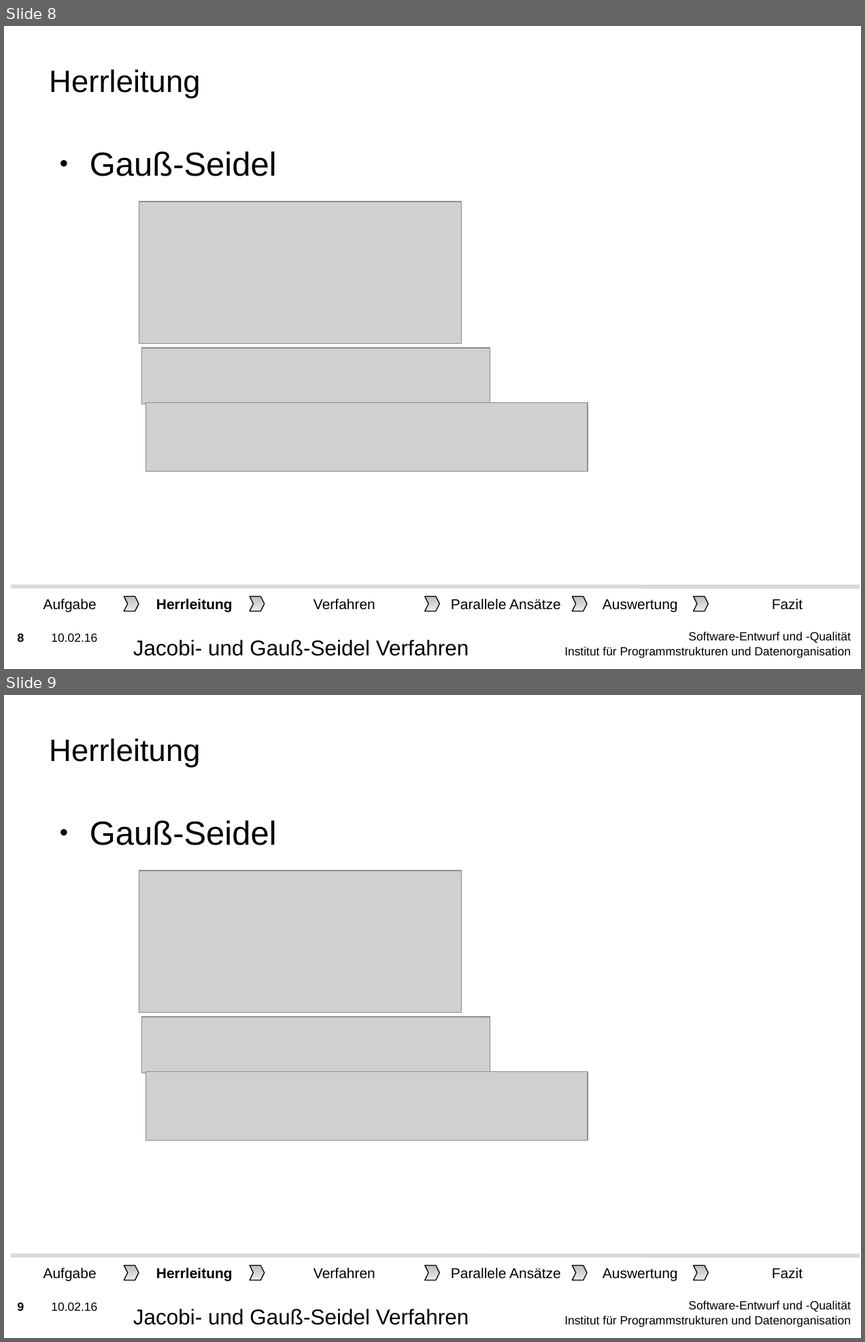
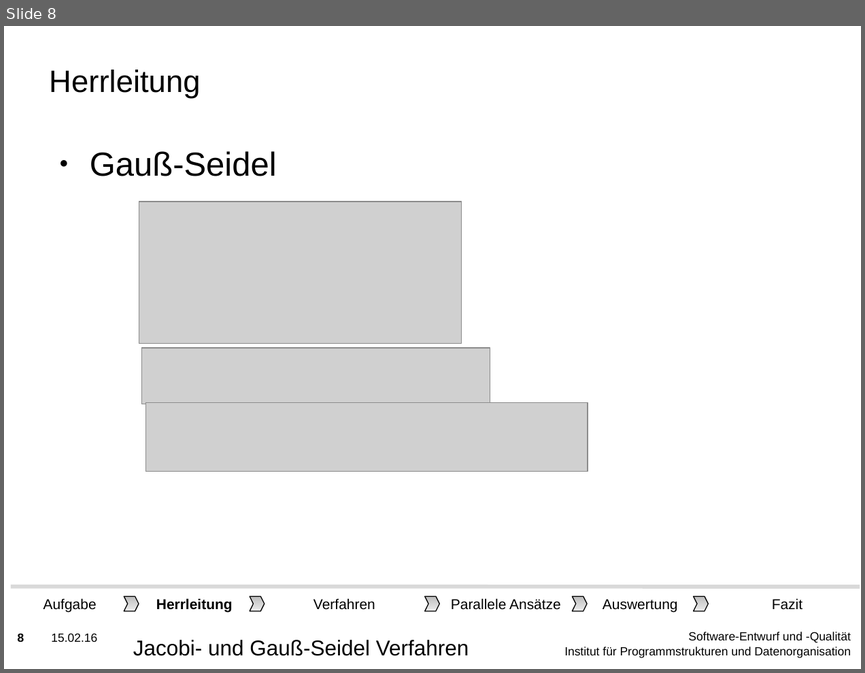
Before and after one commit to lutteropp/parallelDG, a slide deck: präsident/KIT-Masterslides-DE-SDQ.odp. Shown one above the other, each under a label of ours: slides 8 and 9 before the commit, slide 8 after it. The pictures are 865x1342 and 865x673 pixels, drawn with LibreOffice and Linux fonts; fonts in the diff are those of the drawing; grey boxes stand for pictures; background and template pictures are left out. Boxes give left, top, right and bottom in pixels: in the first picture for what was removed or moved away, otherwise in the second. Text is boxed around its words. In the diff, an @@ line names an element or a change of style, - is before the commit and + after.

```diff
--- a/präsident/KIT-Masterslides-DE-SDQ.odp
+++ b/präsident/KIT-Masterslides-DE-SDQ.odp
@@ slide 9 removed at <box>4,695,861,1338</box>, background picture (left out); not listed: 3 template elements that a slide beside it also shows @@
@@ title removed at <box>49,739,200,767</box> @@
-Herrleitung
@@ text removed at <box>90,820,277,845</box> @@
-● Gauß-Seidel
@@ picture removed at <box>139,870,461,1013</box> @@
@@ picture removed at <box>142,1016,490,1073</box> @@
@@ picture removed at <box>145,1071,587,1140</box> @@
@@ group removed at <box>11,1255,860,1285</box>: 6 rectangles, 5 freeform shapes, 1 line @@
-Herrleitung
-Auswertung
-Verfahren
-Fazit
-Aufgabe
-Parallele Ansätze
@@ text removed at <box>133,1308,468,1325</box> @@
-Jacobi- und Gauß-Seidel Verfahren
@@ slide 8 changed as well @@
@@ text at <box>51,633,97,641</box>: text changed @@
-10.02.16
+15.02.16
```
Also in this commit, not shown: 20 other slides changed, 1 other file.
